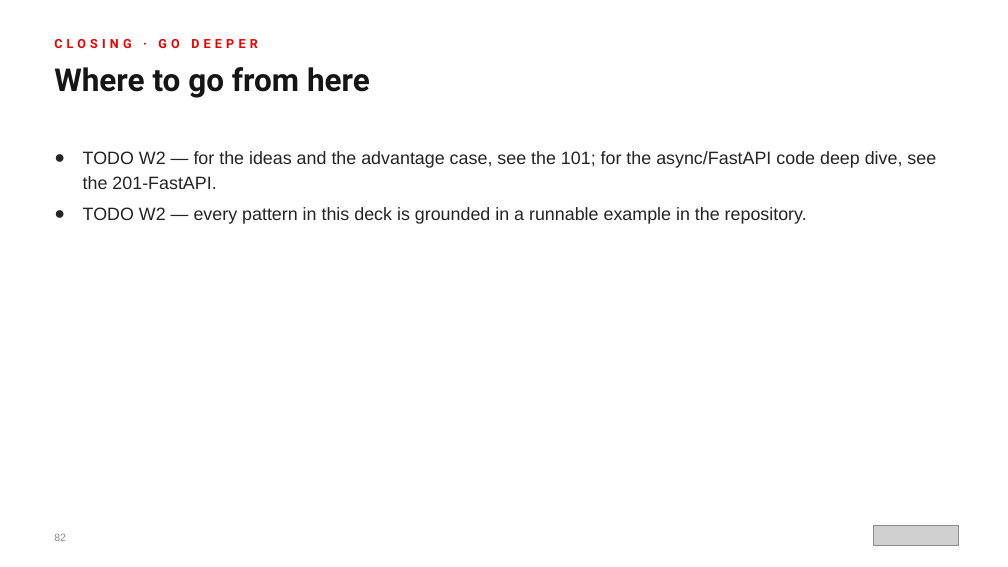
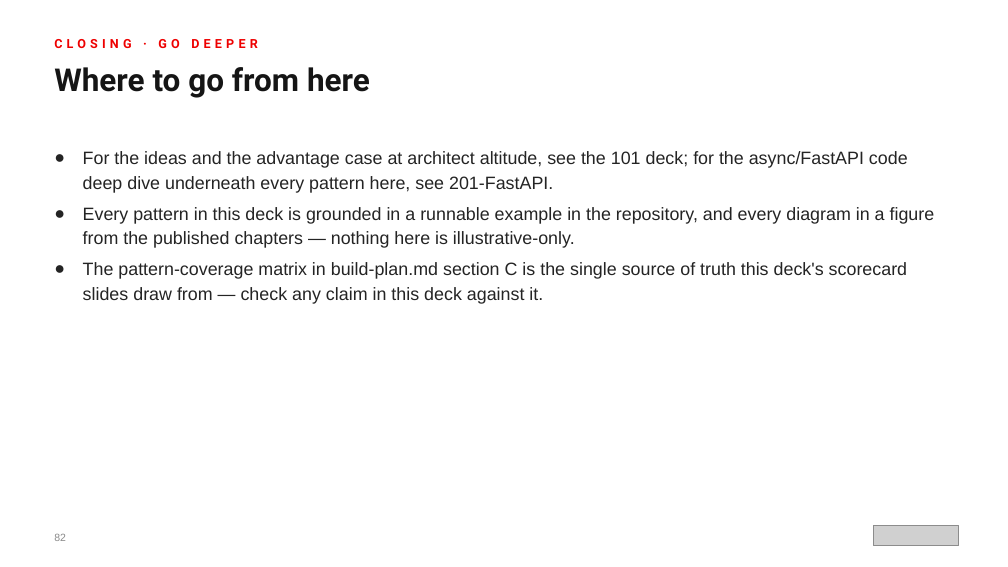
Before and after one commit to patterncatalyst/modernizing-enterprise-applications-python, a slide deck: slide 82 of presentation/modernizing-201/Modernizing-201-r1.0.pptx. Drawn at 1008x567 pixels with LibreOffice and Linux fonts; fonts in the diff are those of the drawing; grey boxes stand for pictures. Boxes give left, top, right and bottom in pixels: in the first picture for what was removed or moved away, otherwise in the second. Text is boxed around its words. In the diff, an @@ line names an element or a change of style, - is before the commit and + after.

Commit message:
feat(decks): build 201 deck — the patterns (50 main + 32 appendix, real examples/ code)

```diff
--- a/presentation/modernizing-201/Modernizing-201-r1.0.pptx
+++ b/presentation/modernizing-201/Modernizing-201-r1.0.pptx
@@ text at <box>83,151,935,304</box>: text changed @@
-● TODO W2 — for the ideas and the advantage case, see the 101; for the async/FastAPI code deep dive, see the 201-FastAPI.
-● TODO W2 — every pattern in this deck is grounded in a runnable example in the repository.
+● For the ideas and the advantage case at architect altitude, see the 101 deck; for the async/FastAPI code deep dive underneath every pattern here, see 201-FastAPI.
+● Every pattern in this deck is grounded in a runnable example in the repository, and every diagram in a figure from the published chapters — nothing here is illustrative-only.
+● The pattern-coverage matrix in build-plan.md section C is the single source of truth this deck's scorecard slides draw from — check any claim in this deck against it.
```
Also in this commit, not shown: 67 other slides changed, 1 other file.
